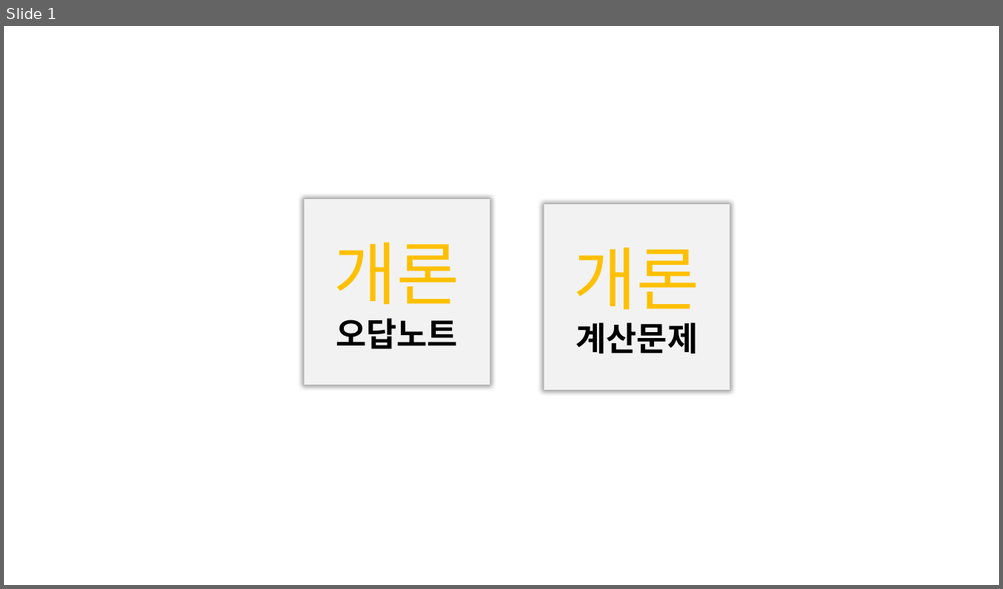
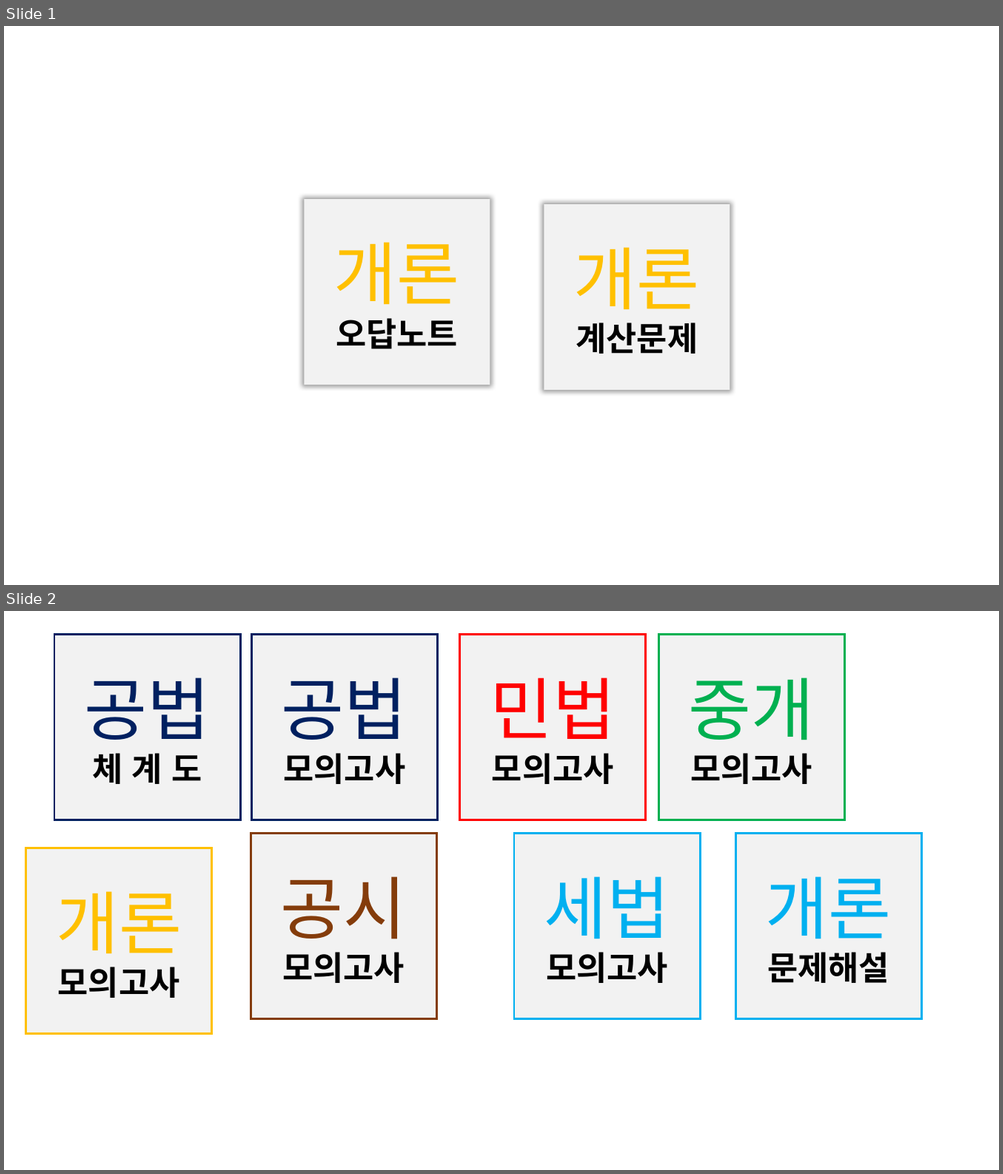
Before and after one commit to choisinho/blog_study, a slide deck: budongsan/프레젠테이션1.pptx. Shown one above the other, each under a label of ours: slide 1 before the commit, slides 1 and 2 after it. The pictures are 1003x589 and 1003x1174 pixels, drawn with LibreOffice and Linux fonts; fonts in the diff are those of the drawing. Boxes give left, top, right and bottom in pixels: in the first picture for what was removed or moved away, otherwise in the second. Text is boxed around its words. In the diff, an @@ line names an element or a change of style, - is before the commit and + after.

```diff
--- a/budongsan/프레젠테이션1.pptx
+++ b/budongsan/프레젠테이션1.pptx
@@ slide 2 added at (4, 611, 999, 1170), background #FFFFFF @@
@@ rectangle added at (55, 634, 241, 820), fill #F2F2F2, outline #002060 2 pt, 32 pt, text #000000, bold @@
+공법
+체 계 도
@@ rectangle added at (252, 634, 438, 820), fill #F2F2F2, outline #002060 2 pt, 32 pt, text #000000, bold @@
+공법
+모의고사
@@ rectangle added at (460, 634, 646, 820), fill #F2F2F2, outline #FF0000 2 pt, 32 pt, text #000000, bold @@
+민법
+모의고사
@@ rectangle added at (658, 634, 844, 820), fill #F2F2F2, outline #00B050 2 pt, 32 pt, text #000000, bold @@
+중개
+모의고사
@@ rectangle added at (25, 849, 211, 1034), fill #F2F2F2, outline #FFC000 2 pt, 32 pt, text #000000, bold @@
+개론
+모의고사
@@ rectangle added at (251, 833, 437, 1019), fill #F2F2F2, outline #843C0B 2 pt, 32 pt, text #000000, bold @@
+공시
+모의고사
@@ rectangle added at (515, 833, 700, 1019), fill #F2F2F2, outline #00B0F0 2 pt, 32 pt, text #000000, bold @@
+세법
+모의고사
@@ rectangle added at (735, 833, 921, 1019), fill #F2F2F2, outline #00B0F0 2 pt, 32 pt, text #000000, bold @@
+개론
+문제해설
```
Also in this commit, not shown: 17 other slides added.
